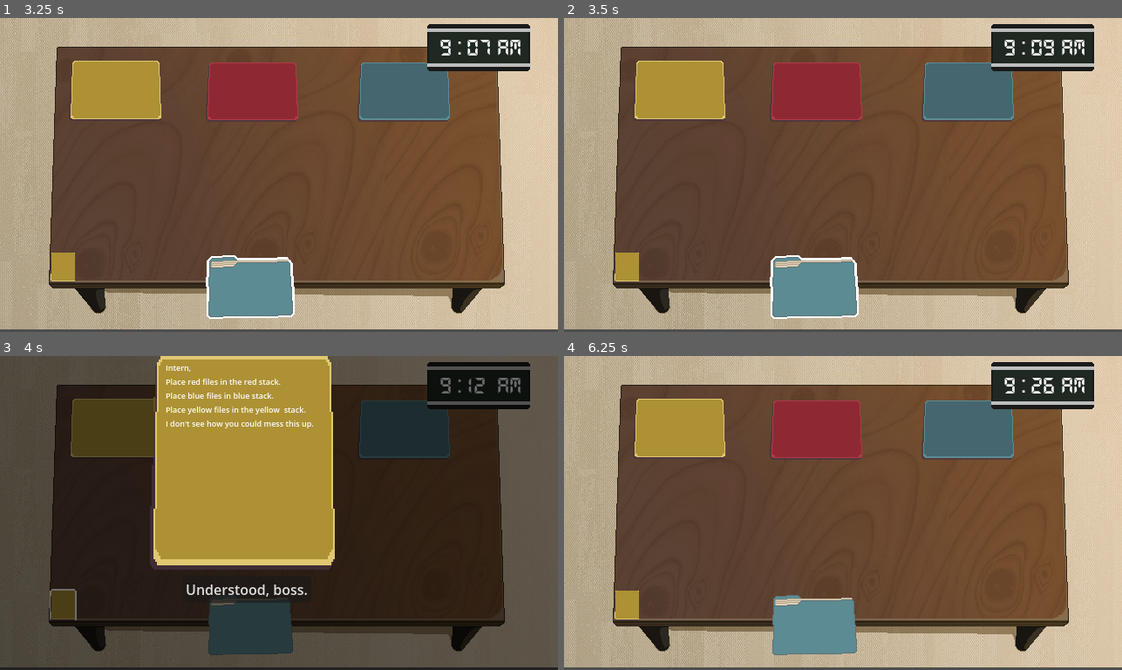
Above: before the commit, frames 1-4 (two rows, left to right).
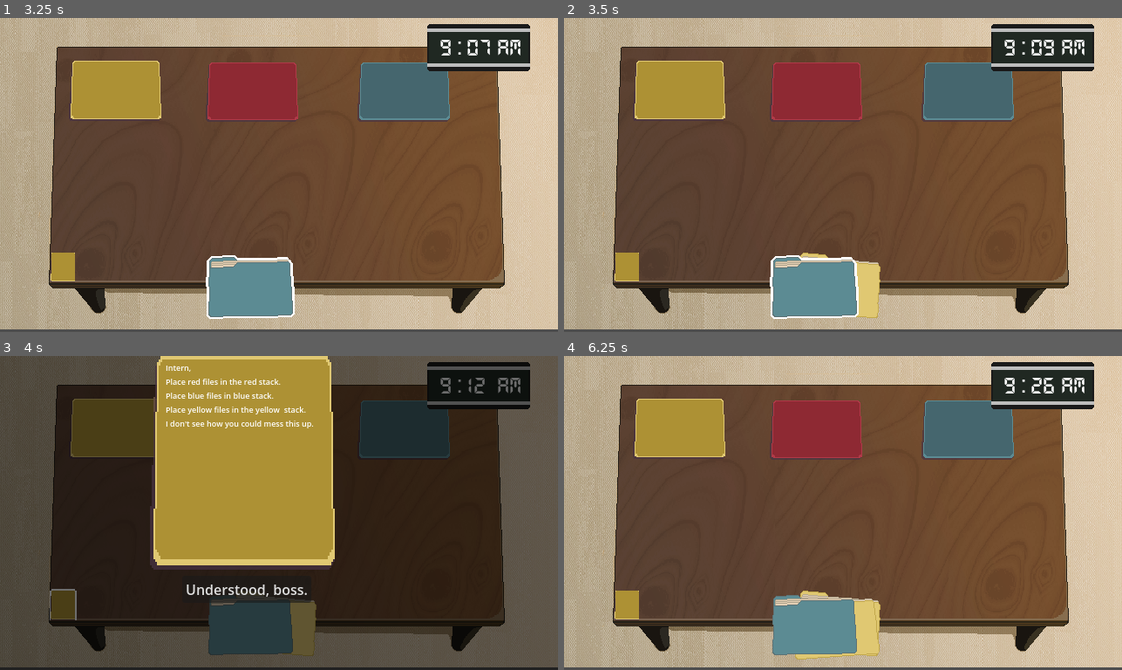
Above: after the commit, the same moments.

Repository: milk9111/godot-wild-jam-79
Game: Godot game, scene res://game.tscn
The game is run twice, just before and just after one commit, with the same random seed, the same clock (stepped at 60 frames per second) and the same inputs.
Inputs (mouse positions are in pixels of both pictures, inside the frame that each line leads up to):
- Up to frame 1 (3.25 s): click (61, 266) at 0.5 s; click "Understood, boss." at 1.25 s; click (61, 266) at 2 s; click "Understood, boss." at 2.75 s
- Up to frame 2 (3.5 s): no input
- Up to frame 3 (4 s): click (61, 604) at 3.5 s
- Up to frame 4 (6.25 s): click "Understood, boss." at 4.25 s; tap Enter at 5 s; move the mouse to (965, 497) at 5.02 s; move the mouse to (731, 528) at 5.77 s

Frame 1 is identical in both runs. In frame 2, 0.7% of the frame differs, in the area x 42-57%, y 74-96%; in frame 3, 0.5%; in frame 4, 1.0%, in the area x 41-57%, y 74-97%.

Commit message:
upped spawn rates

Diff:
--- a/day_one.tscn
+++ b/day_one.tscn
@@ -211,7 +211,7 @@
 script = ExtResource("8_urjdr")
 
 [node name="SpawnTimer" type="Timer" parent="SpawnManager"]
-wait_time = 5.0
+wait_time = 2.0
 
 [node name="Spawn" type="Node2D" parent="SpawnManager"]
 position = Vector2(287, 311)
--- a/day_three.tscn
+++ b/day_three.tscn
@@ -233,7 +233,7 @@
 day = 1
 
 [node name="SpawnTimer" type="Timer" parent="SpawnManager"]
-wait_time = 5.0
+wait_time = 2.0
 
 [node name="Spawn" type="Node2D" parent="SpawnManager"]
 position = Vector2(287, 311)
@@ -344,7 +344,6 @@
 
 [node name="DirectionsSplash" type="CanvasLayer" parent="."]
 process_mode = 3
-visible = false
 
 [node name="Control" type="Node2D" parent="DirectionsSplash"]
 
@@ -371,14 +370,14 @@
 anchor_top = 0.5
 anchor_right = 0.5
 anchor_bottom = 0.5
-offset_left = 190.0
+offset_left = 188.0
 offset_top = 7.0
-offset_right = 374.0
-offset_bottom = 186.0
+offset_right = 372.0
+offset_bottom = 242.0
 grow_horizontal = 2
 grow_vertical = 2
 theme_override_fonts/font = SubResource("SystemFont_256nn")
-theme_override_font_sizes/font_size = 10
+theme_override_font_sizes/font_size = 9
 text = "Intern,
 Place red files in the red stack.
 Place blue files in blue stack.
@@ -386,6 +385,7 @@
 If you get a file from Mark S., put it in the red stack.
 Don't touch my morning latte.
 Throw away the files for Gustav P. who has been terminated.
+My wife got me some desk plants for my work anniversary. DON’T TOUCH
 Do something with yesterday's latte, it's grossing me out.
 I don't see how you could mess this up.
 "
--- a/day_two.tscn
+++ b/day_two.tscn
@@ -217,7 +217,7 @@
 day = 1
 
 [node name="SpawnTimer" type="Timer" parent="SpawnManager"]
-wait_time = 5.0
+wait_time = 2.0
 
 [node name="Spawn" type="Node2D" parent="SpawnManager"]
 position = Vector2(287, 311)
@@ -362,7 +362,7 @@
 grow_horizontal = 2
 grow_vertical = 2
 theme_override_fonts/font = SubResource("SystemFont_256nn")
-theme_override_font_sizes/font_size = 10
+theme_override_font_sizes/font_size = 9
 text = "Intern,
 Place red files in the red stack.
 Place blue files in blue stack.
